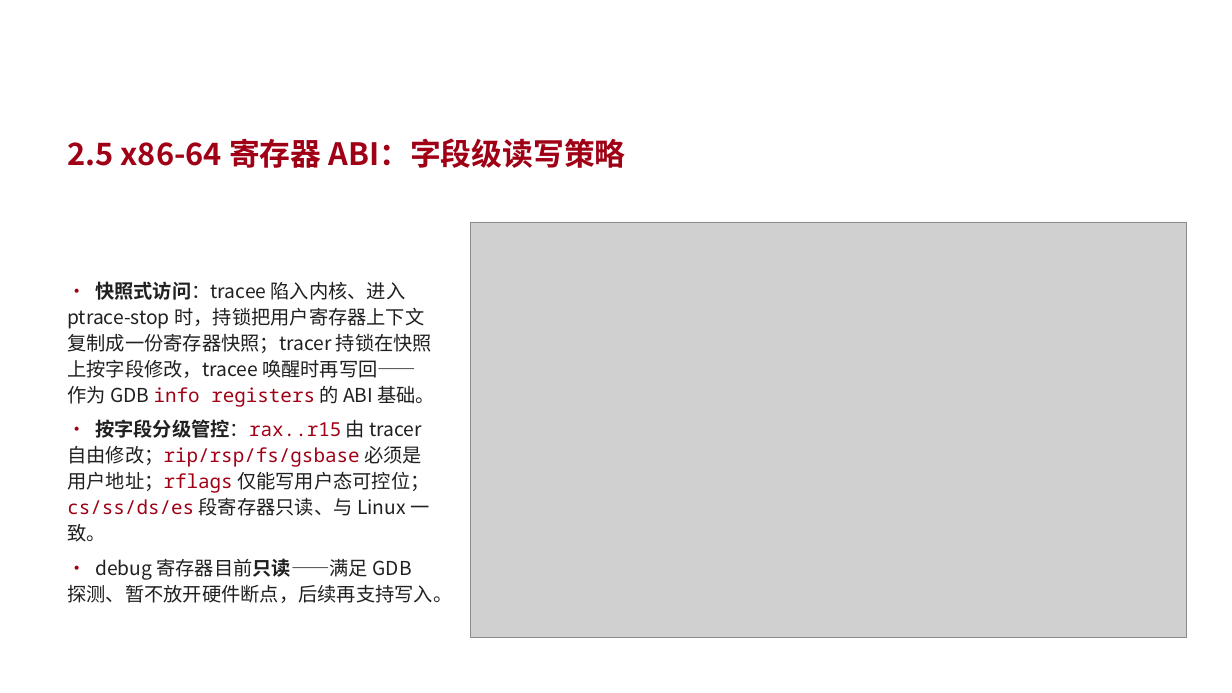
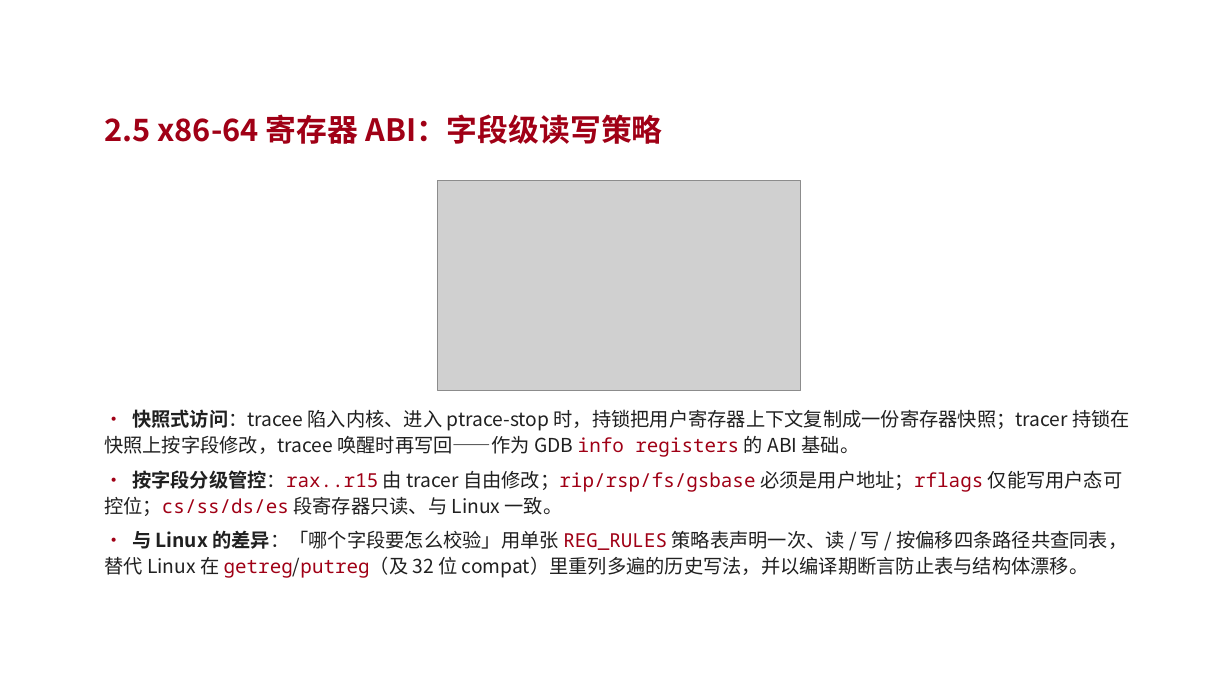
Before and after one commit to vvvvsv/asterinas, a slide deck: slide 13 of research_practice/答辩-科研实践.pptx (slide 11 before the commit). Drawn at 1232x693 pixels with LibreOffice and Linux fonts; fonts in the diff are those of the drawing; grey boxes stand for pictures; background and template pictures are left out. Boxes give left, top, right and bottom in pixels: in the first picture for what was removed or moved away, otherwise in the second. Text is boxed around its words. In the diff, an @@ line names an element or a change of style, - is before the commit and + after.

```diff
--- a/research_practice/答辩-科研实践.pptx
+++ b/research_practice/答辩-科研实践.pptx
@@ text "2.5 x86-64 寄存器 ABI：字段级读写策略": place and size @@
-text "2.5 x86-64 寄存器 ABI：字段级读写策略" at [67,138,625,168]
+text "2.5 x86-64 寄存器 ABI：字段级读写策略" at [104,114,662,144]
@@ picture: place and size @@
-picture at [471,222,1188,638]
+picture at [438,180,801,391]
@@ text "• 快照式访问：tracee 陷入内核、进入 ptrace-stop 时，持锁把用户寄存器上下文复制成一份寄存器快照；t ...": place and size @@
-text "• 快照式访问：tracee 陷入内核、进入 ptrace-stop 时，持锁把用户寄存器上下文复制成一份寄存器快照；t ..." at [67,281,452,603]
+text "• 快照式访问：tracee 陷入内核、进入 ptrace-stop 时，持锁把用户寄存器上下文复制成一份寄存器快照；t ..." at [104,409,1130,578]
@@ text at [104,530,1127,578]: text changed @@
-• debug 寄存器目前只读——满足 GDB 探测、暂不放开硬件断点，后续再支持写入。
+• 与 Linux 的差异：「哪个字段要怎么校验」用单张 REG_RULES 策略表声明一次、读 / 写 / 按偏移四条路径共查同表，替代 Linux 在 getreg/putreg（及 32 位 compat）里重列多遍的历史写法，并以编译期断言防止表与结构体漂移。
```
Also in this commit, not shown: 16 other slides changed, 3 slides added, 2 slides removed, 7 other files.
